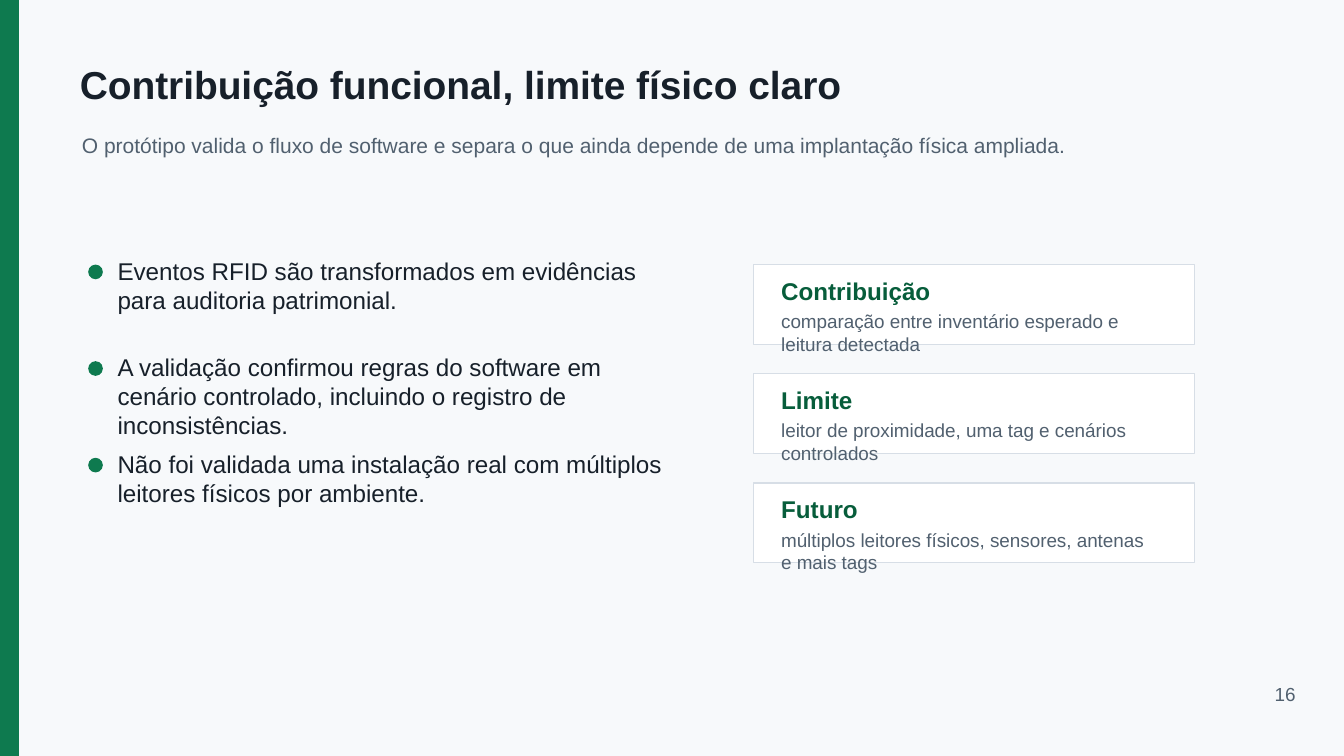
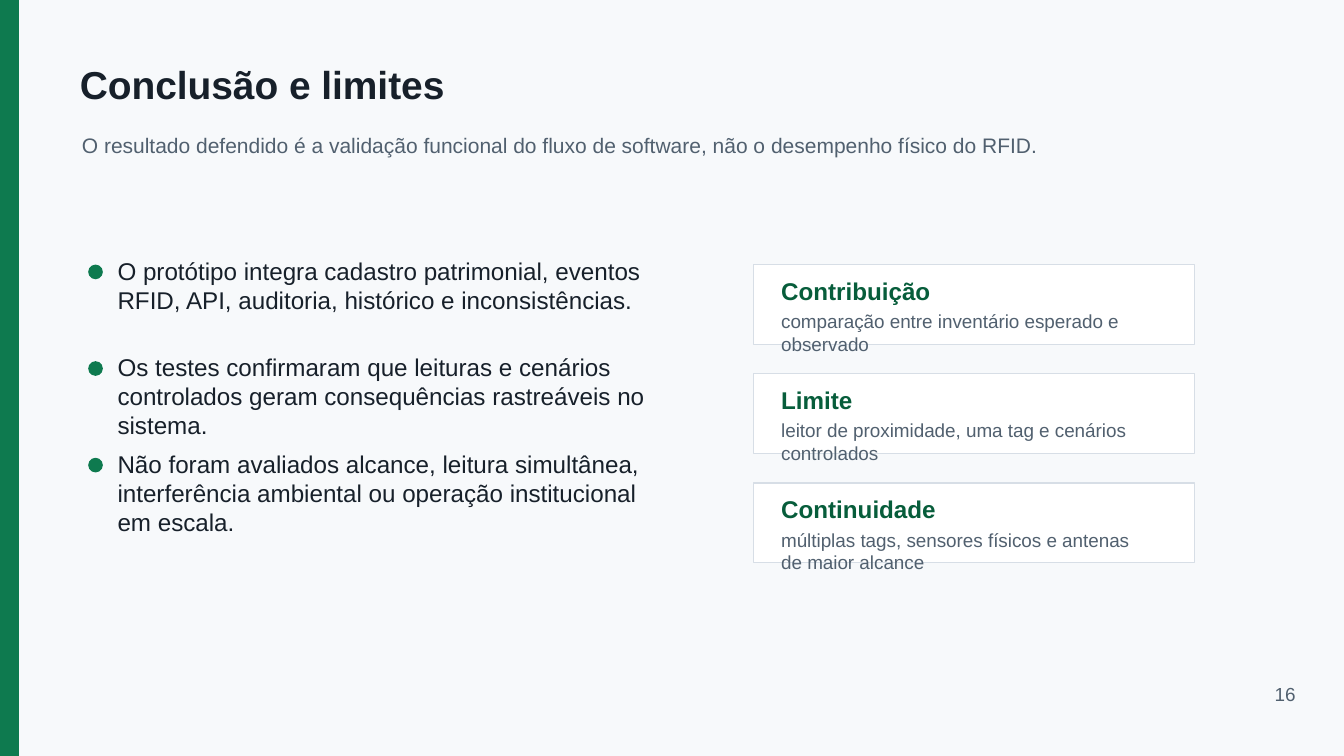
Before and after one commit to EzekLobo/InventoryRFID, a slide deck: slide 16 of docs/tcc/apresentacao-inventoryrfid-15min.pptx. Drawn at 1344x756 pixels with LibreOffice and Linux fonts; fonts in the diff are those of the drawing. Boxes give left, top, right and bottom in pixels: in the first picture for what was removed or moved away, otherwise in the second. Text is boxed around its words. In the diff, an @@ line names an element or a change of style, - is before the commit and + after.

```diff
--- a/docs/tcc/apresentacao-inventoryrfid-15min.pptx
+++ b/docs/tcc/apresentacao-inventoryrfid-15min.pptx
@@ text at bbox=[80, 70, 444, 100]: text changed @@
-Contribuição funcional, limite físico claro
+Conclusão e limites
@@ text at bbox=[82, 137, 1037, 157]: text changed @@
-O protótipo valida o fluxo de software e separa o que ainda depende de uma implantação física ampliada.
+O resultado defendido é a validação funcional do fluxo de software, não o desempenho físico do RFID.
@@ text at bbox=[118, 262, 640, 312]: text changed @@
-Eventos RFID são transformados em evidências para auditoria patrimonial.
+O protótipo integra cadastro patrimonial, eventos RFID, API, auditoria, histórico e inconsistências.
@@ text at bbox=[781, 314, 1119, 351]: text changed @@
-comparação entre inventário esperado e leitura detectada
+comparação entre inventário esperado e observado
@@ text at bbox=[118, 358, 644, 435]: text changed @@
-A validação confirmou regras do software em cenário controlado, incluindo o registro de inconsistências.
+Os testes confirmaram que leituras e cenários controlados geram consequências rastreáveis no sistema.
@@ text at bbox=[118, 455, 639, 532]: text changed @@
-Não foi validada uma instalação real com múltiplos leitores físicos por ambiente.
+Não foram avaliados alcance, leitura simultânea, interferência ambiental ou operação institucional em escala.
@@ text at bbox=[781, 500, 935, 519]: text changed @@
-Futuro
+Continuidade
@@ text at bbox=[781, 533, 1129, 569]: text changed @@
-múltiplos leitores físicos, sensores, antenas e mais tags
+múltiplas tags, sensores físicos e antenas de maior alcance
```
Also in this commit, not shown: 13 other slides changed, 4 slides added, 3 slides removed.
